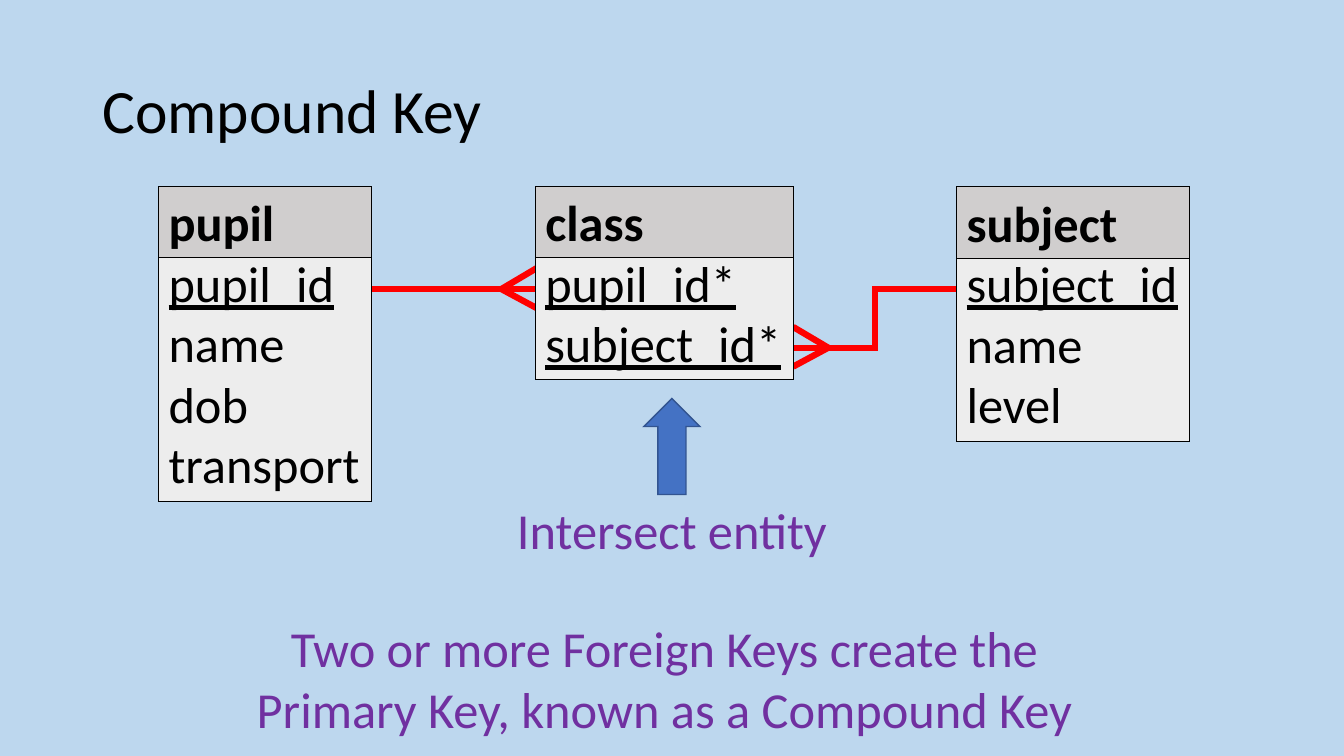
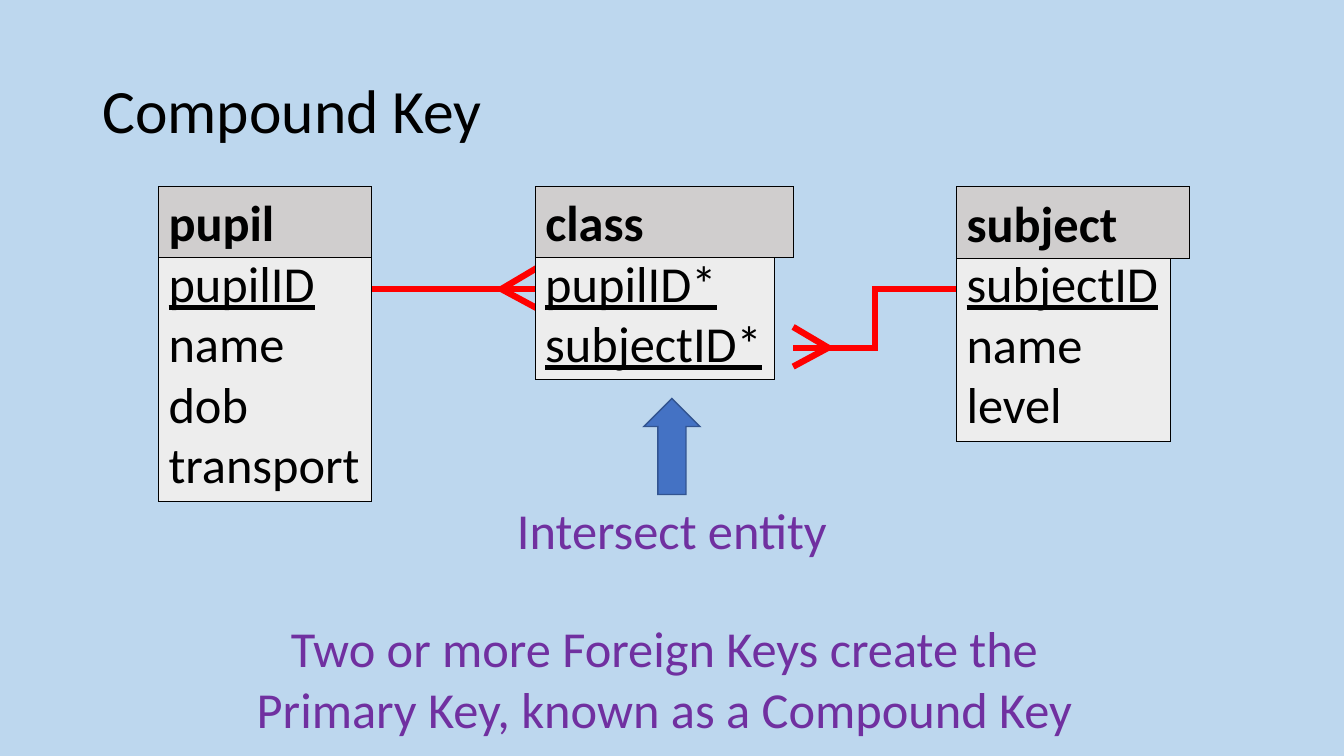
Before and after one commit to MrFriendCS/MrFriendCS.github.io, a slide deck: slide 73 of higher/ddd/H CS DDD Slides.pptx. Drawn at 1344x756 pixels with LibreOffice and Linux fonts; fonts in the diff are those of the drawing. Boxes give left, top, right and bottom in pixels: in the first picture for what was removed or moved away, otherwise in the second. Text is boxed around its words. In the diff, an @@ line names an element or a change of style, - is before the commit and + after.

```diff
--- a/higher/ddd/H CS DDD Slides.pptx
+++ b/higher/ddd/H CS DDD Slides.pptx
@@ rectangle "pupilID*": place and size @@
-rectangle "pupilID*" at (535, 187, 795, 380)
+rectangle "pupilID*" at (535, 187, 774, 380)
@@ rectangle "subjectID": place and size @@
-rectangle "subjectID" at (957, 187, 1190, 441)
+rectangle "subjectID" at (957, 187, 1171, 441)
@@ text in rectangle at (169, 267, 315, 310): text changed @@
-pupil_id
+pupilID
@@ text in rectangle at (545, 266, 762, 371): text changed @@
-pupil_id*
-subject_id*
+pupilID*
+subjectID*
@@ text in rectangle at (967, 267, 1158, 311): text changed @@
-subject_id
+subjectID
```
Also in this commit, not shown: 45 other slides changed, 2 other files.
